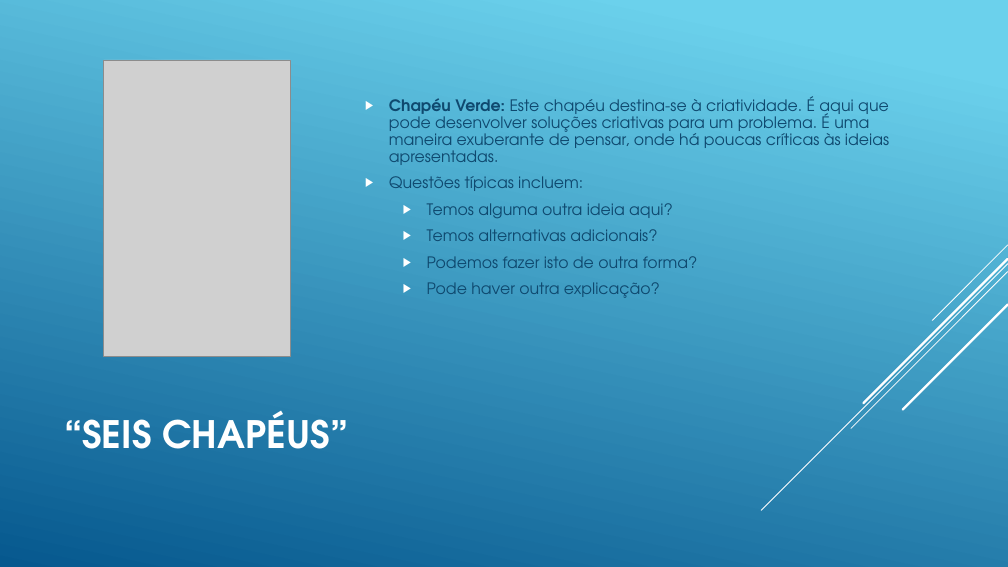
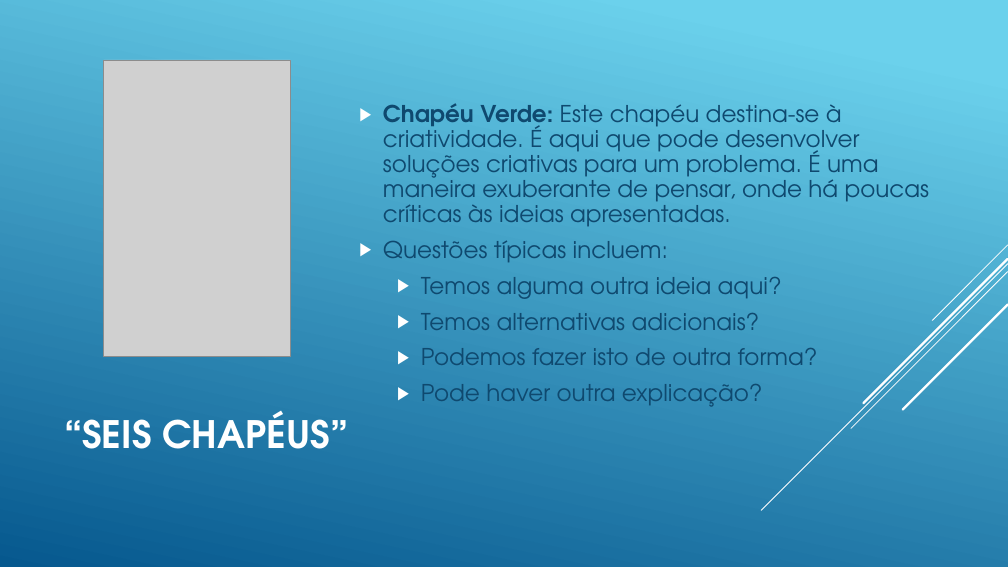
Before and after one commit to dfilitto/AlunosJogosDigitaisSenac, a slide deck: slide 31 of Slides/04 - Tecnicas para a criacao de jogos.pptx. Drawn at 1008x567 pixels with LibreOffice and Linux fonts; fonts in the diff are those of the drawing; grey boxes stand for pictures. Boxes give left, top, right and bottom in pixels: in the first picture for what was removed or moved away, otherwise in the second. Text is boxed around its words. In the diff, an @@ line names an element or a change of style, - is before the commit and + after.

```diff
--- a/Slides/04 - Tecnicas para a criacao de jogos.pptx
+++ b/Slides/04 - Tecnicas para a criacao de jogos.pptx
@@ text "Chapéu Verde: Este chapéu destina-se ...": place and size @@
-text "Chapéu Verde: Este chapéu destina-se ..." at (389,96,889,298)
+text "Chapéu Verde: Este chapéu destina-se ..." at (383,103,929,407)
@@ text "Chapéu Verde: Este chapéu destina-se ..." at (383,103,929,407): size 15 to 22 pt; more space between paragraphs @@
```
Also in this commit, not shown: 26 other slides changed.
